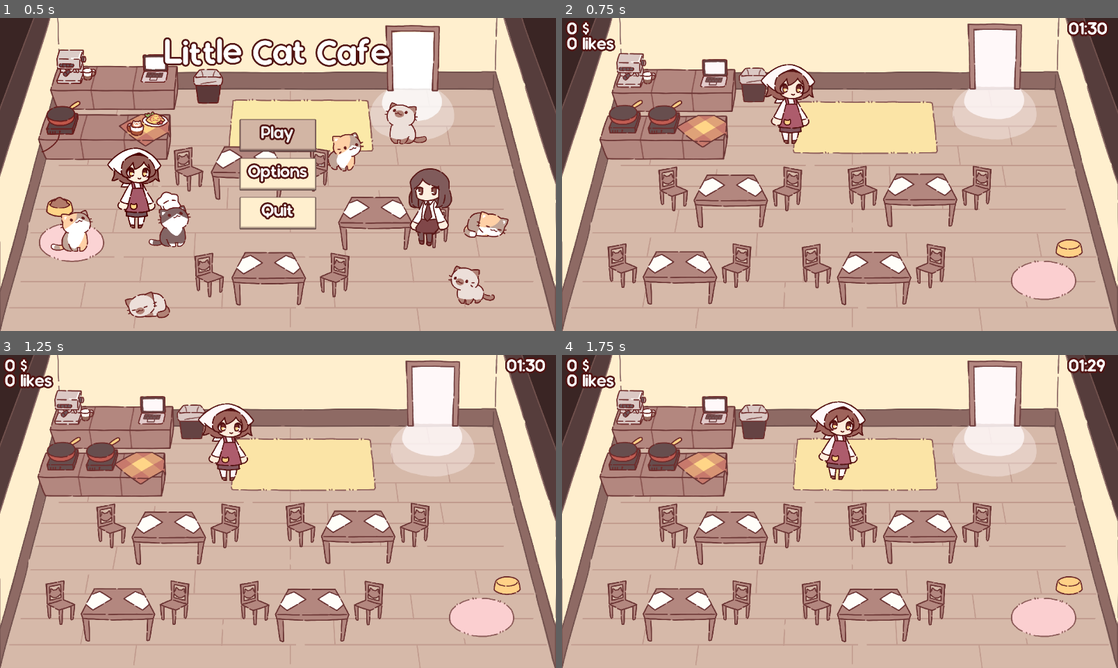
Above: before the commit, frames 1-4 (two rows, left to right).
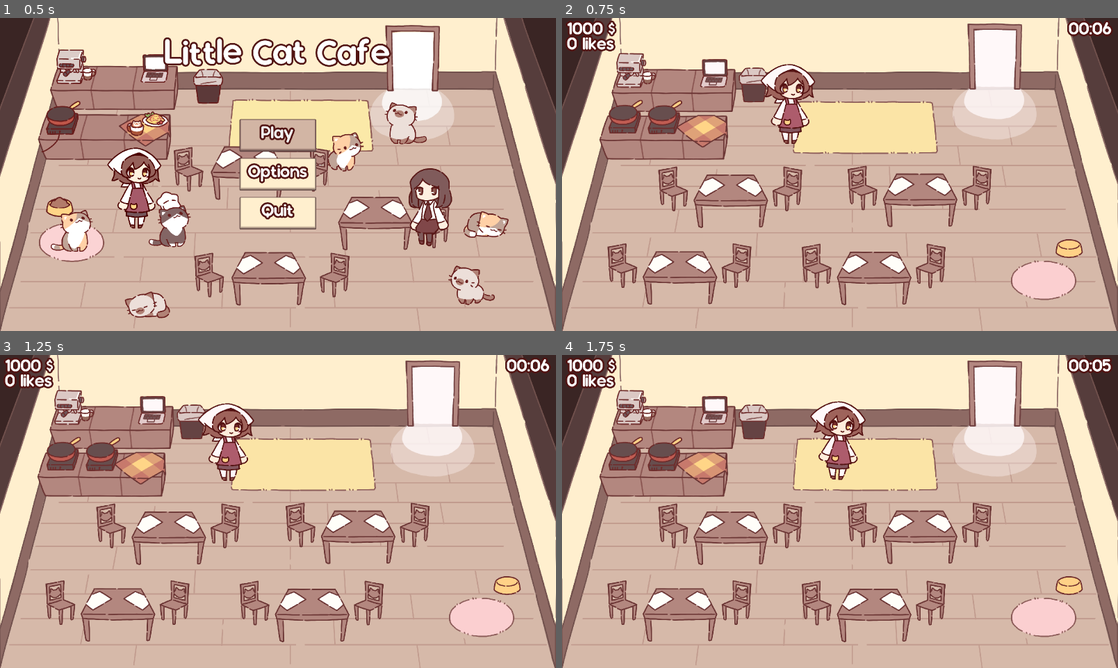
Above: after the commit, the same moments.

Repository: NuTrynity/Little-Cat-Cafe
Game: Godot game, scene res://Nodes/UI/main_menu.tscn
Two runs of this game, one before a commit and one after it. Both use one fixed random seed, a clock stepped at 60 frames per second and the inputs below.
Inputs:
- Up to frame 1 (0.5 s): no input
- Up to frame 2 (0.75 s): click "Play" at 0.5 s
- Up to frame 3 (1.25 s): no input
- Up to frame 4 (1.75 s): hold Right (move_right) from 1.28 s (still down); hold E (interact) from 1.28 s (still down)

Frame 1 is identical in both runs. In frame 2, 0.4% of the frame differs, in the area x 0-99%, y 0-6%; in frame 3, 0.4%; in frame 4, 0.4%.

Commit message:
cats spawn after day end

Diff:
--- a/CustomResources/GameManager.tres
+++ b/CustomResources/GameManager.tres
@@ -4,5 +4,5 @@
 
 [resource]
 script = ExtResource("1_tbxon")
-game_minutes = 1
-game_seconds = 30
+game_minutes = 0
+game_seconds = 6
--- a/Nodes/UI/game_condition.tscn
+++ b/Nodes/UI/game_condition.tscn
@@ -156,6 +156,7 @@
 theme_override_constants/separation = 94
 
 [node name="Cash" type="HBoxContainer" parent="Results"]
+visible = false
 layout_mode = 2
 theme_override_constants/separation = 128
 
@@ -173,6 +174,48 @@
 layout_mode = 2
 
 [node name="Result" type="Label" parent="Results/Cash/Amt"]
+layout_mode = 2
+text = "0000"
+
+[node name="Money" type="HBoxContainer" parent="Results"]
+layout_mode = 2
+theme_override_constants/separation = 128
+
+[node name="Label" type="HBoxContainer" parent="Results/Money"]
+layout_mode = 2
+size_flags_horizontal = 3
+
+[node name="Cash" type="Label" parent="Results/Money/Label"]
+layout_mode = 2
+text = "Money"
+horizontal_alignment = 1
+vertical_alignment = 1
+
+[node name="Amt" type="HBoxContainer" parent="Results/Money"]
+layout_mode = 2
+
+[node name="Result" type="Label" parent="Results/Money/Amt"]
+layout_mode = 2
+text = "0000"
+
+[node name="Rating" type="HBoxContainer" parent="Results"]
+layout_mode = 2
+theme_override_constants/separation = 128
+
+[node name="Label" type="HBoxContainer" parent="Results/Rating"]
+layout_mode = 2
+size_flags_horizontal = 3
+
+[node name="Cash" type="Label" parent="Results/Rating/Label"]
+layout_mode = 2
+text = "Result"
+horizontal_alignment = 1
+vertical_alignment = 1
+
+[node name="Amt" type="HBoxContainer" parent="Results/Rating"]
+layout_mode = 2
+
+[node name="Result" type="Label" parent="Results/Rating/Amt"]
 layout_mode = 2
 text = "0000"
 
--- a/Nodes/UI/pc.tscn
+++ b/Nodes/UI/pc.tscn
@@ -1,10 +1,9 @@
-[gd_scene load_steps=15 format=3 uid="uid://c74trmyu24o5f"]
+[gd_scene load_steps=14 format=3 uid="uid://c74trmyu24o5f"]
 
 [ext_resource type="Script" path="res://Scripts/UIScripts/pc-cheats.gd" id="1_exmnn"]
 [ext_resource type="Resource" uid="uid://bgrjpjih4rwxy" path="res://CustomResources/PlayerMeal.tres" id="2_16un1"]
 [ext_resource type="FontFile" uid="uid://b2j40l3i17mb3" path="res://Assets/Fonts/Ubuntu-Regular.ttf" id="3_12bvm"]
-[ext_resource type="Theme" uid="uid://dbohgm7io0udj" path="res://Assets/Theme/computer_theme.tres" id="4_h8cb8"]
-[ext_resource type="Texture2D" uid="uid://b35ue1pwscdi" path="res://Sprites/pc_wallpaper.png" id="4_tglnk"]
+[ext_resource type="Theme" path="res://Assets/Theme/computer_theme.tres" id="4_h8cb8"]
 [ext_resource type="Texture2D" uid="uid://ccrxjp3ow8ctq" path="res://Sprites/terminal_icon.png" id="5_kb4ty"]
 [ext_resource type="Texture2D" uid="uid://y3een5o8cc1q" path="res://Sprites/cat_sprites/cat1_sleep.png" id="6_nu3p0"]
 [ext_resource type="Texture2D" uid="uid://bswkq4oo2kioy" path="res://Sprites/pc_off_icon.png" id="7_3eo4f"]
@@ -59,12 +58,14 @@
 anchor_bottom = 1.0
 grow_horizontal = 2
 grow_vertical = 2
-texture = ExtResource("4_tglnk")
+texture = ExtResource("12_5jhfg")
 
 [node name="Apps" type="VBoxContainer" parent="HomeScreen"]
 layout_mode = 2
-offset_right = 256.0
-offset_bottom = 536.0
+offset_left = 66.0
+offset_top = 42.0
+offset_right = 322.0
+offset_bottom = 578.0
 size_flags_vertical = 3
 theme_override_constants/separation = 64
 
@@ -76,6 +77,7 @@
 texture_normal = ExtResource("6_nu3p0")
 
 [node name="Label" type="Label" parent="HomeScreen/Apps/Shop"]
+modulate = Color(0.301961, 0.0431373, 0.0431373, 1)
 layout_mode = 2
 text = "Nyamazon"
 horizontal_alignment = 1
@@ -97,12 +99,15 @@
 vertical_alignment = 1
 
 [node name="PowerBtn" type="TextureButton" parent="HomeScreen"]
+modulate = Color(1, 1, 1, 0.0156863)
 layout_mode = 1
 anchors_preset = 2
 anchor_top = 1.0
 anchor_bottom = 1.0
-offset_top = -124.0
-offset_right = 124.0
+offset_left = 1735.0
+offset_top = -1106.0
+offset_right = 1859.0
+offset_bottom = -982.0
 grow_vertical = 0
 texture_normal = ExtResource("7_3eo4f")
 stretch_mode = 0
--- a/Nodes/UI/shop_items.tscn
+++ b/Nodes/UI/shop_items.tscn
@@ -20,6 +20,7 @@
 alignment = 1
 script = ExtResource("2_mevir")
 item_node_path = "res://Nodes/CharacterNodes/grey_cat.tscn"
+dict_idx = 1
 image = ExtResource("3_vw7wd")
 item_name = "Grey Cat"
 item_price = 200.0
@@ -29,6 +30,7 @@
 alignment = 1
 script = ExtResource("2_mevir")
 item_node_path = "res://Nodes/CharacterNodes/tabby_cat.tscn"
+dict_idx = 2
 image = ExtResource("4_a7qha")
 item_name = "Tabby Cat"
 item_price = 300.0
@@ -38,6 +40,7 @@
 alignment = 1
 script = ExtResource("2_mevir")
 item_node_path = "res://Nodes/CharacterNodes/brown_cat.tscn"
+dict_idx = 3
 image = ExtResource("5_uuxfx")
 item_name = "Brown Cat"
 item_price = 350.0
@@ -47,6 +50,7 @@
 alignment = 1
 script = ExtResource("2_mevir")
 item_node_path = "res://Nodes/CharacterNodes/orange_cat.tscn"
+dict_idx = 4
 image = ExtResource("6_cejqc")
 item_name = "Orange Cat"
 item_price = 500.0
@@ -56,6 +60,7 @@
 alignment = 1
 script = ExtResource("7_6khjy")
 item_node_path = "res://Nodes/CharacterNodes/chef_cat.tscn"
+dict_idx = 0
 image = ExtResource("8_cqvth")
 item_name = "Chef Cat"
 item_price = 1000.0
@@ -66,4 +71,5 @@
 script = ExtResource("9_bi7kr")
 image = ExtResource("10_xfj1h")
 item_name = "Terminal"
+item_price = 5000.0
 buy_once = true
--- a/Scripts/AutoLoads/Global_Script.gd
+++ b/Scripts/AutoLoads/Global_Script.gd
@@ -1,6 +1,6 @@
 extends Node
 
-var cash_on_hand : float
+var cash_on_hand : float = 1000
 var rating : int
 
 var meal_types : Dictionary = {
@@ -32,26 +32,31 @@
 		"name" : "chef_cat",
 		"price" : 1000,
 		"owned" : 0,
-		"buyed" : false
+		"buyed" : false,
+		"node" : "res://Nodes/CharacterNodes/chef_cat.tscn"
 	},
 	1 : {
 		"name" : "grey_cat",
 		"price" : 100,
-		"owned" : 0
+		"owned" : 0,
+		"node" : "res://Nodes/CharacterNodes/grey_cat.tscn"
 	},
 	2 : {
 		"name" : "tabby_cat",
 		"price" : 200,
-		"owned" : 0
+		"owned" : 0,
+		"node" : "res://Nodes/CharacterNodes/tabby_cat.tscn"
 	},
 	3 : {
 		"name" : "brown_cat",
 		"price" : 300,
-		"owned" : 0
+		"owned" : 0,
+		"node" : "res://Nodes/CharacterNodes/brown_cat.tscn"
 	},
 	4 : {
 		"name" : "orange_cat",
 		"price" : 500,
-		"owned" : 0
+		"owned" : 0,
+		"node" : "res://Nodes/CharacterNodes/orange_cat.tscn"
 	},
 }
--- a/Scripts/UIScripts/cat_item.gd
+++ b/Scripts/UIScripts/cat_item.gd
@@ -2,6 +2,7 @@
 class_name CatItem
 
 @export var item_node_path = "res://Nodes/CharacterNodes/grey_cat.tscn"
+@export var dict_idx : int
 
 var item_node : Resource
 
@@ -13,3 +14,5 @@
 	if enough_money():
 		buy_item()
 		spawn_cat(item_node)
+
+		GlobalScript.shop[dict_idx]["owned"] += 1
--- a/Scripts/UIScripts/chefcat_item.gd
+++ b/Scripts/UIScripts/chefcat_item.gd
@@ -15,3 +15,5 @@
 	var cat_instance = item_node.instantiate() as Node2D
 	get_tree().get_root().get_node("scene_0").add_child(cat_instance)
 	cat_instance.global_position = chef_spawn.global_position
+
+	GlobalScript.shop[dict_idx]["owned"] += 1
--- a/Scripts/UIScripts/game_condition.gd
+++ b/Scripts/UIScripts/game_condition.gd
@@ -39,4 +39,3 @@
 	get_tree().change_scene_to_file("res://scene_0.tscn")
 	get_tree().paused = false
 	AudioManager.play_sound(click)
-	resources.money = 0
--- a/Scripts/scene_0.gd
+++ b/Scripts/scene_0.gd
@@ -7,3 +7,15 @@
 func _ready():
 	InteractionManager.find_player()
 	gameplay_stream.play()
+
+	load_cats()
+
+func load_cats():
+	var shop = GlobalScript.shop
+	for shop_idx in shop:
+		for x in range(shop[shop_idx]["owned"]):
+			var cat_node = load(shop[shop_idx]["node"])
+			var cat = cat_node.instantiate() as Cat
+			get_tree().get_root().get_node("scene_0").add_child(cat)
+			#cat.global_position = cat.aiMvt.choose_random_point()
+			cat.global_position = get_tree().get_root().get_node("scene_0/Door/LeaveArea").global_position
